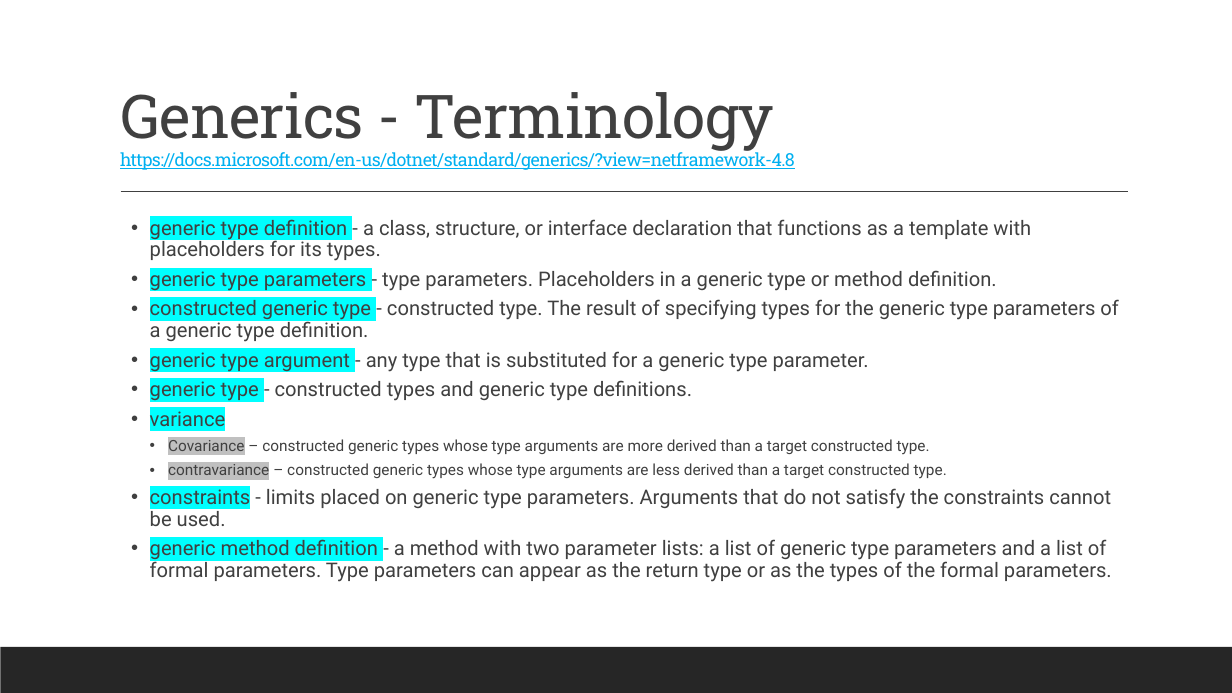
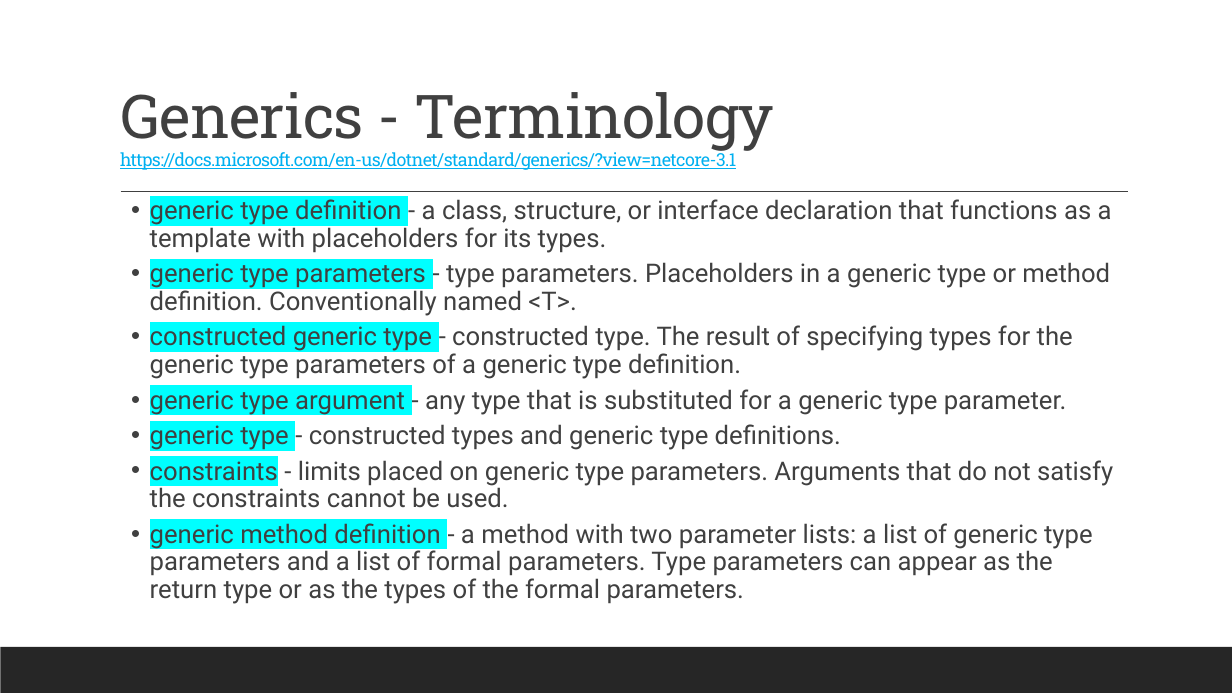
Before and after one commit to 2002-feb24-net/trainer-code, a slide deck: slide 5 of 1-csharp/MarksCodeAndPPTs/DotNetPPTs/D3_.NET_Collections.pptx. Drawn at 1232x693 pixels with LibreOffice and Linux fonts; fonts in the diff are those of the drawing. Boxes give left, top, right and bottom in pixels: in the first picture for what was removed or moved away, otherwise in the second. Text is boxed around its words. In the diff, an @@ line names an element or a change of style, - is before the commit and + after.

```diff
--- a/1-csharp/MarksCodeAndPPTs/DotNetPPTs/D3_.NET_Collections.pptx
+++ b/1-csharp/MarksCodeAndPPTs/DotNetPPTs/D3_.NET_Collections.pptx
@@ title at box(120, 92, 774, 170): text changed @@
-Generics - Terminology
-https://docs.microsoft.com/en-us/dotnet/standard/generics/?view=netframework-4.8
+Generics - Terminology
+https://docs.microsoft.com/en-us/dotnet/standard/generics/?view=netcore-3.1
@@ text "generic type definition - a ...": place and size @@
-text "generic type definition - a ..." at box(150, 219, 1118, 582)
+text "generic type definition - a ..." at box(150, 199, 1113, 604)
@@ text at box(150, 199, 1113, 604): size 15.7 to 20 pt in "generic type definition - a class, structure, ...", "constructed generic type - constructed type. The ...", "generic type argument - any type that ...", "generic type - constructed types and generic ..." and 2 more places @@
@@ text at box(150, 262, 1110, 316): text changed; size 15.7 to 20 pt @@
-  • generic type parameters - type parameters. Placeholders in a generic type or method definition.
+  • generic type parameters - type parameters. Placeholders in a generic type or method definition. Conventionally named <T>.
@@ text at box(150, 407, 947, 479): paragraphs removed @@
-  • variance
-    • Covariance – constructed generic types whose type arguments are more derived than a target constructed type.
-    • contravariance – constructed generic types whose type arguments are less derived than a target constructed type.
```
Also in this commit, not shown: 9 other slides changed, 9 other files.
